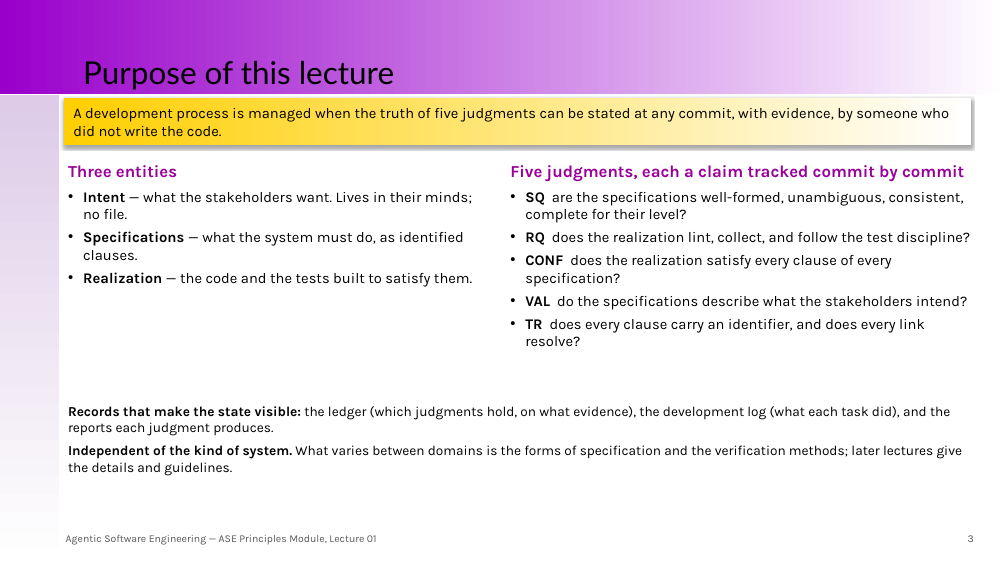
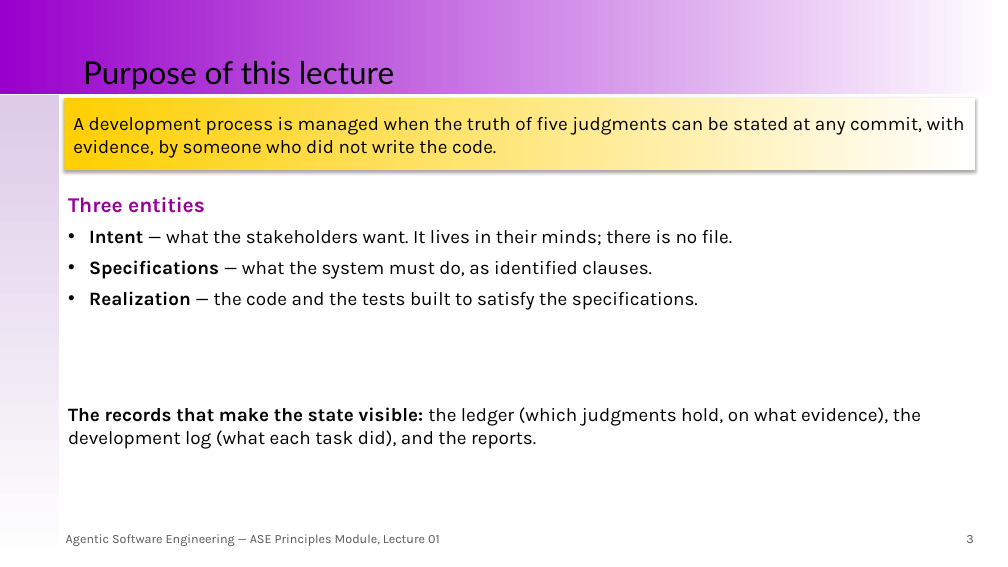
Before and after one commit to santoslab/agentic-software-engineering-public, a slide deck: slide 3 of module-ase-principles/slides/lecture-01-intent-specifications-realizations-and-judgments.pptx. Drawn at 1008x567 pixels with LibreOffice and Linux fonts; fonts in the diff are those of the drawing. Boxes give left, top, right and bottom in pixels: in the first picture for what was removed or moved away, otherwise in the second. Text is boxed around its words. In the diff, an @@ line names an element or a change of style, - is before the commit and + after.

```diff
--- a/module-ase-principles/slides/lecture-01-intent-specifications-realizations-and-judgments.pptx
+++ b/module-ase-principles/slides/lecture-01-intent-specifications-realizations-and-judgments.pptx
@@ rectangle "A development process is managed ...": place and size @@
-rectangle "A development process is managed ..." at (64, 98, 972, 145)
+rectangle "A development process is managed ..." at (64, 98, 975, 170)
@@ rectangle "A development process is managed ..." at (64, 98, 975, 170): size 14 to 18 pt @@
@@ text removed at (510, 165, 971, 346) @@
-Five judgments, each a claim tracked commit by commit
-• SQ are the specifications well-formed, unambiguous, consistent, complete for their level?
-• RQ does the realization lint, collect, and follow the test discipline?
-• CONF does the realization satisfy every clause of every specification?
-• VAL do the specifications describe what the stakeholders intend?
-• TR does every clause carry an identifier, and does every link resolve?
@@ text "Three entities": place and size @@
-text "Three entities" at (68, 165, 472, 287)
+text "Three entities" at (68, 197, 732, 310)
@@ text at (68, 197, 652, 279): size 16 to 20 pt in "Three entities"; size 14 to 18 pt in "Specifications — what the system must do, ..."; more space between paragraphs; indent changed @@
@@ text at (89, 230, 732, 245): text changed; size 14 to 18 pt @@
-• Intent — what the stakeholders want. Lives in their minds; no file.
+• Intent — what the stakeholders want. It lives in their minds; there is no file.
@@ text at (89, 291, 698, 310): text changed; size 14 to 18 pt @@
-• Realization — the code and the tests built to satisfy them.
+• Realization — the code and the tests built to satisfy the specifications.
@@ text at (68, 407, 921, 449): text changed; size 13 to 18 pt @@
-Records that make the state visible: the ledger (which judgments hold, on what evidence), the development log (what each task did), and the reports each judgment produces.
-Independent of the kind of system. What varies between domains is the forms of specification and the verification methods; later lectures give the details and guidelines.
+The records that make the state visible: the ledger (which judgments hold, on what evidence), the development log (what each task did), and the reports.
@@ text "Agentic Software Engineering — ASE ..." at (66, 534, 440, 546): size 10 to 12 pt @@
@@ text "3" at (966, 535, 973, 543): size 10 to 12 pt @@
```
Also in this commit, not shown: 38 other slides changed, 16 slides added, 1 other file.
